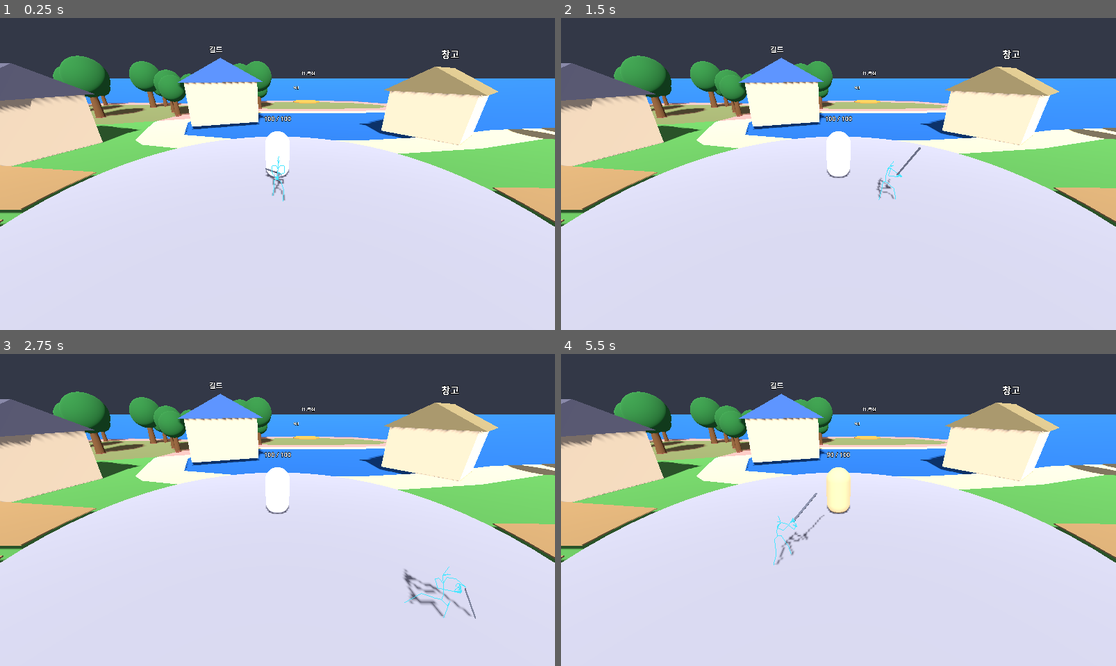
Above: before the commit, frames 1-4 (two rows, left to right).
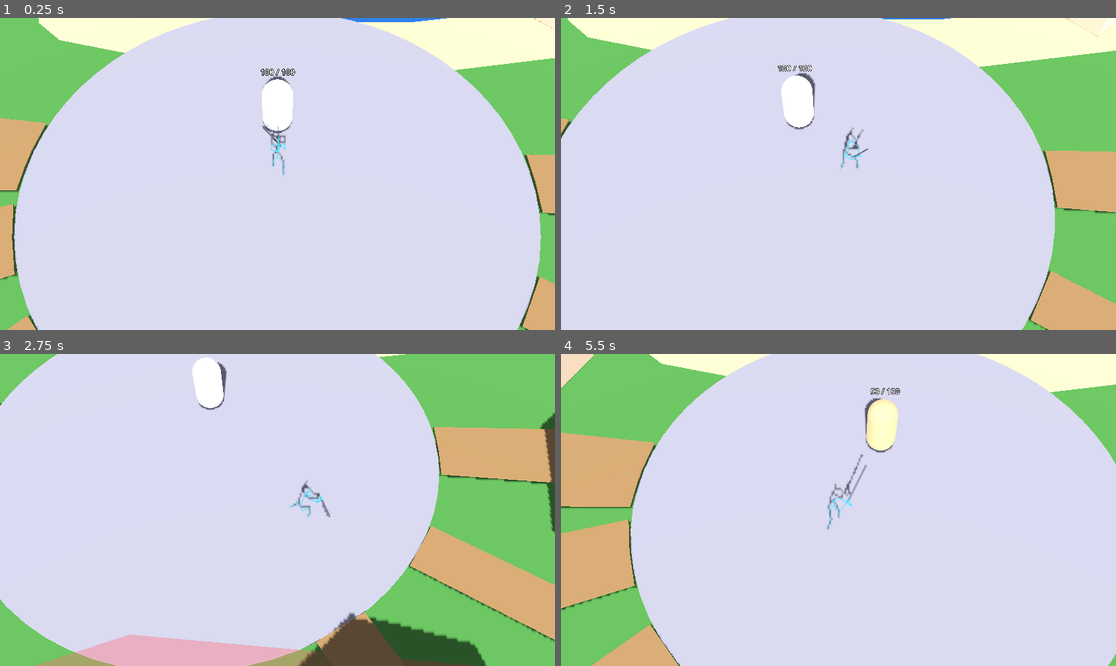
Above: after the commit, the same moments.

Repository: choiyoungun/emergency-process-local
Game: Godot game, scene res://scenes/main.tscn
The game is run twice, just before and just after one commit, with the same random seed, the same clock (stepped at 60 frames per second) and the same inputs.
Inputs (mouse positions are in pixels of both pictures, inside the frame that each line leads up to):
- Up to frame 1 (0.25 s): no input
- Up to frame 2 (1.5 s): tap Enter at 0.5 s; move the mouse to (960, 158) at 0.52 s; hold D (move_right) 0.53-1.28 s; tap J (attack) at 0.6, 1.35 s; click (960, 158) at 0.67 s; tap Space at 0.77 s; move the mouse to (727, 189) at 1.27 s; hold S (move_back) from 1.28 s (still down); click (727, 189) at 1.42 s
- Up to frame 3 (2.75 s): tap Space at 1.52 s; move the mouse to (333, 441) at 2.02 s; release S (move_back) at 2.03 s; hold D (move_right) from 2.03 s (still down); tap J (attack) at 2.1 s; click (333, 441) at 2.17 s
- Up to frame 4 (5.5 s): move the mouse to (810, 572) at 2.77 s; release D (move_right) at 2.78 s; hold W (move_forward) 2.78-3.53 s; tap J (attack) every 0.75 s from 2.85 to 5.1 s; click (810, 572) at 2.92 s; tap Space at 3.02, 3.77, 4.52 s; move the mouse to (1005, 556) at 3.52 s; hold A (move_left) 3.53-5.03 s; click (1005, 556) at 3.67 s; move the mouse to (672, 463) at 4.27 s; click (672, 463) at 4.42 s; move the mouse to (866, 510) at 5.02 s; hold S (move_back) from 5.03 s (still down); click (866, 510) at 5.17 s

The runs differ from the first frame. In frame 1, 50% of the frame differs, in the area x 0-100%, y 0-100%; in frame 2, 52%; in frame 3, 65%; in frame 4, 54%.

Commit message:
Add quarter-view follow camera and click-to-move/attack
Co-Authored-By: Claude Sonnet 5.5 <noreply@anthropic.com>
Claude-Session: https://claude.ai/code/session_01Y28x93mMT5p1qb299pzQHS

Diff:
--- a/scenes/main.tscn
+++ b/scenes/main.tscn
@@ -1,8 +1,9 @@
-[gd_scene load_steps=5 format=3]
+[gd_scene load_steps=6 format=3]
 
 [ext_resource type="PackedScene" path="res://scenes/knight.tscn" id="1"]
 [ext_resource type="PackedScene" path="res://scenes/dummy.tscn" id="2"]
 [ext_resource type="Script" path="res://scripts/talking_island.gd" id="3"]
+[ext_resource type="Script" path="res://scripts/quarter_camera.gd" id="4"]
 
 [sub_resource type="Environment" id="env"]
 background_mode = 1
@@ -28,4 +29,4 @@
 transform = Transform3D(1, 0, 0, 0, 1, 0, 0, 0, 1, 0, 0, -2)
 
 [node name="Camera3D" type="Camera3D" parent="."]
-transform = Transform3D(1, 0, 0, 0, 0.9, 0.436, 0, -0.436, 0.9, 0, 4, 6)
+script = ExtResource("4")
--- a/scripts/knight.gd
+++ b/scripts/knight.gd
@@ -1,5 +1,5 @@
 extends CharacterBody3D
-## 기사 이동 + Mixamo "Great Sword Slash" 공격 (좌클릭 / J / Space).
+## 기사 이동(WASD / 클릭 이동) + Mixamo "Great Sword Slash" 공격 (J / Space / 적 클릭).
 ## Model 은 뼈대만 있는 FBX 이므로 실제 기사 모델(Mixamo 리그)로 교체하면 그대로 동작한다.
 
 const SPEED := 5.0
@@ -10,6 +10,8 @@
 const HIT_START := 0.88        # 타격 판정 구간 (애니메이션 시간 기준, 초)
 const HIT_END := 1.06
 const CANCEL_AT := 1.3         # 이 시점부터 다음 행동 가능 (후딜 취소)
+const ATTACK_RANGE := 1.6      # m, 클릭한 적에게 이 거리까지 다가가서 공격
+const ARRIVE_DIST := 0.15      # m, 클릭 이동 도착 판정
 const SWORD_LENGTH := 1.2      # m
 const GRIP_OFFSET := 0.05      # m, 손목에서 칼날 시작까지
 
@@ -25,6 +27,10 @@
 var attack_anim: StringName
 var attacking := false
 var _hit_targets: Array = []
+var _move_target := Vector3.ZERO
+var _has_move_target := false
+var _attack_target: Node3D
+var _click_marker: MeshInstance3D
 var _debug_mesh: ImmediateMesh
 
 
@@ -38,6 +44,7 @@
 	anim.get_animation(attack_anim).loop_mode = Animation.LOOP_NONE
 	anim.animation_finished.connect(_on_animation_finished)
 	_build_sword()
+	_build_click_marker()
 	if show_skeleton:
 		_build_debug_skeleton()
 	_to_ready_pose()
@@ -59,14 +66,92 @@
 			attacking = false
 			hitbox.set_deferred("monitoring", false)
 
+	# 이동 방향: 키보드(WASD)가 우선, 없으면 클릭 이동
+	var dir := Input.get_vector("move_left", "move_right", "move_forward", "move_back")
+	if dir != Vector2.ZERO:
+		_clear_click_target()
+	else:
+		dir = _click_move_dir()
+
 	# 공격 중에는 이동 느리게
-	var dir := Input.get_vector("move_left", "move_right", "move_forward", "move_back")
 	var speed := SPEED * (0.3 if attacking else 1.0)
 	velocity.x = dir.x * speed
 	velocity.z = dir.y * speed
 	if dir != Vector2.ZERO and not attacking:
 		visual.rotation.y = lerp_angle(visual.rotation.y, atan2(-dir.x, -dir.y), 15.0 * delta)
 	move_and_slide()
+
+
+## 클릭한 위치/적을 향한 이동 방향(XZ). 도착했거나 목표가 없으면 ZERO.
+func _click_move_dir() -> Vector2:
+	if _attack_target:
+		if not is_instance_valid(_attack_target) or _attack_target.get("hp") == 0:
+			_clear_click_target()
+			return Vector2.ZERO
+		var to_enemy := _attack_target.global_position - global_position
+		to_enemy.y = 0.0
+		if to_enemy.length() <= ATTACK_RANGE:
+			if not attacking:
+				visual.rotation.y = atan2(-to_enemy.x, -to_enemy.z)
+				_start_attack()
+			return Vector2.ZERO
+		return Vector2(to_enemy.x, to_enemy.z).normalized()
+	if _has_move_target:
+		var to_point := _move_target - global_position
+		to_point.y = 0.0
+		if to_point.length() <= ARRIVE_DIST:
+			_clear_click_target()
+			return Vector2.ZERO
+		return Vector2(to_point.x, to_point.z).normalized()
+	return Vector2.ZERO
+
+
+func _clear_click_target() -> void:
+	_has_move_target = false
+	_attack_target = null
+	_click_marker.visible = false
+
+
+## 마우스 왼쪽 클릭 / 터치(마우스로 에뮬레이션): 땅이면 이동, 적이면 추적 공격
+func _unhandled_input(event: InputEvent) -> void:
+	if not (event is InputEventMouseButton and event.pressed and event.button_index == MOUSE_BUTTON_LEFT):
+		return
+	var cam := get_viewport().get_camera_3d()
+	if cam == null:
+		return
+	var from := cam.project_ray_origin(event.position)
+	var to := from + cam.project_ray_normal(event.position) * 500.0
+	var query := PhysicsRayQueryParameters3D.create(from, to, 1 | 2)   # 땅(1) + 적(2)
+	query.exclude = [get_rid()]
+	var hit := get_world_3d().direct_space_state.intersect_ray(query)
+	if hit.is_empty():
+		return
+	var collider: Object = hit["collider"]
+	if collider.has_method("take_damage"):
+		_attack_target = collider
+		_has_move_target = false
+		_click_marker.visible = false
+	else:
+		_attack_target = null
+		_move_target = hit["position"]
+		_has_move_target = true
+		_click_marker.global_position = _move_target + Vector3(0, 0.3, 0)
+		_click_marker.visible = true
+
+
+func _build_click_marker() -> void:
+	_click_marker = MeshInstance3D.new()
+	var mesh := TorusMesh.new()
+	mesh.inner_radius = 0.25
+	mesh.outer_radius = 0.4
+	_click_marker.mesh = mesh
+	var mat := StandardMaterial3D.new()
+	mat.shading_mode = BaseMaterial3D.SHADING_MODE_UNSHADED
+	mat.albedo_color = Color(1.0, 0.9, 0.3)
+	_click_marker.material_override = mat
+	_click_marker.top_level = true
+	_click_marker.visible = false
+	add_child(_click_marker)
 
 
 func _process(_delta: float) -> void:
@@ -176,11 +261,6 @@
 	_bind("move_right", KEY_D)
 	_bind("attack", KEY_J)
 	_bind("attack", KEY_SPACE)
-	if not InputMap.has_action("attack"):
-		InputMap.add_action("attack")
-	var m := InputEventMouseButton.new()
-	m.button_index = MOUSE_BUTTON_LEFT
-	InputMap.action_add_event("attack", m)
 
 
 func _bind(action: String, key: Key) -> void:
--- /dev/null
+++ b/scripts/quarter_camera.gd
@@ -0,0 +1,26 @@
+extends Camera3D
+## 리니지식 쿼터뷰 카메라: 대상을 고정된 각도/거리로 부드럽게 따라간다.
+
+@export var target_path: NodePath = ^"../Knight"
+@export var offset := Vector3(0, 13, 9)   # 대상 기준 카메라 위치 (뒤쪽 위)
+@export var follow_speed := 8.0
+
+var _target: Node3D
+
+
+func _ready() -> void:
+	_target = get_node_or_null(target_path)
+	fov = 35.0
+	far = 500.0
+	if _target:
+		global_position = _target.global_position + offset
+		look_at(_target.global_position, Vector3.UP)
+
+
+func _process(delta: float) -> void:
+	if not _target:
+		return
+	var want := _target.global_position + offset
+	global_position = global_position.lerp(want, clampf(follow_speed * delta, 0.0, 1.0))
+	# 각도는 고정 (대상 방향으로 한 번 정한 회전을 유지)
+	rotation = Basis.looking_at(-offset, Vector3.UP).get_euler()
Not shown, changed: README.md
